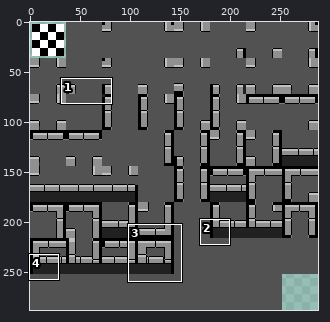
File history of a sprite sheet, tilesets/ts_tileset/output_tileset.png. Above, an overview of the earlier version with the close-up marked.
Close-up. As it was:
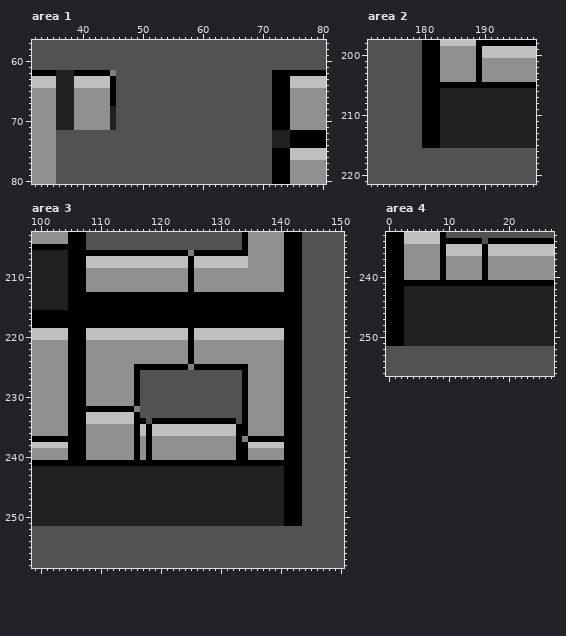
The file is 288x288 pixels. Shown: area 1: x 32..80, y 57..80; area 2: x 171..198, y 198..221; area 3: x 99..150, y 203..258; area 4: x 0..27, y 233..256.
After:
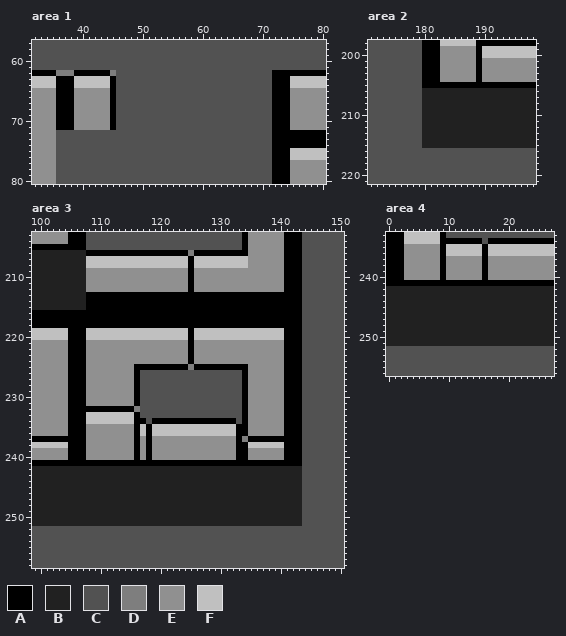
Palette (. is transparent): A #000000  B #212121  C #525252  D #7e7e7e  E #909090  F #c0c0c0
Edits made:
Area 1:
y 62: x 36..38 BBB -> DDD
y 63..67: x 36..38 BBB -> AAA
y 68..71: x 36..38 BBB -> AAA; x 45 B -> A
y 72..74: x 72..74 BBB -> AAA
Area 2:
y 206..215: x 180..182 AAA -> BBB
Area 3:
y 206..215: x 105..107 AAA -> BBB
y 242..251: x 141..143 AAA -> BBB
Area 4:
y 242..251: x 0..2 AAA -> BBB
